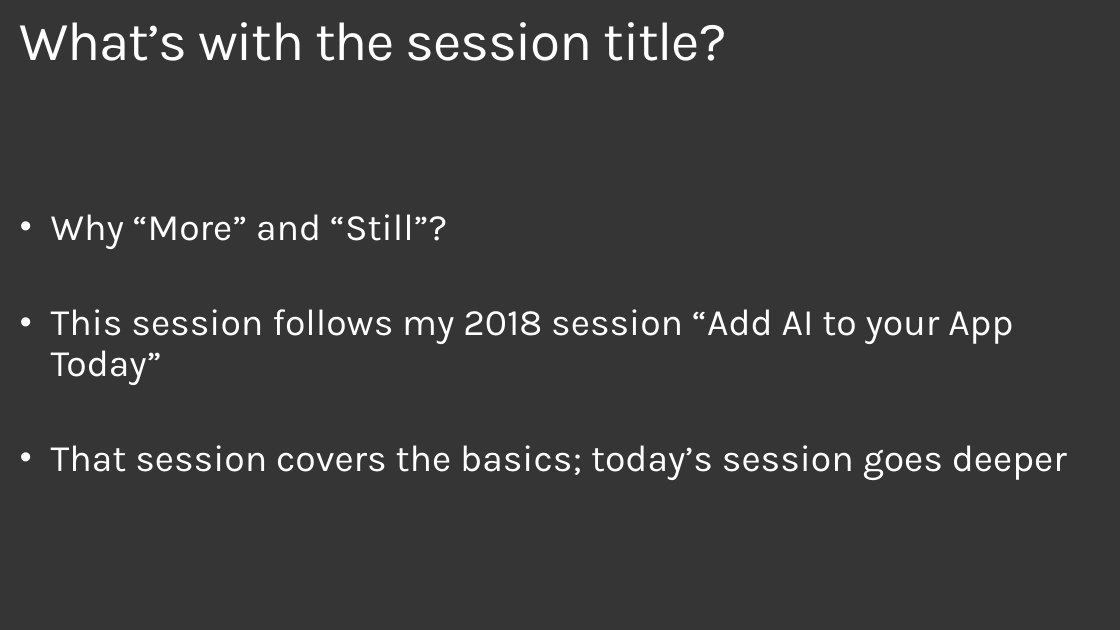
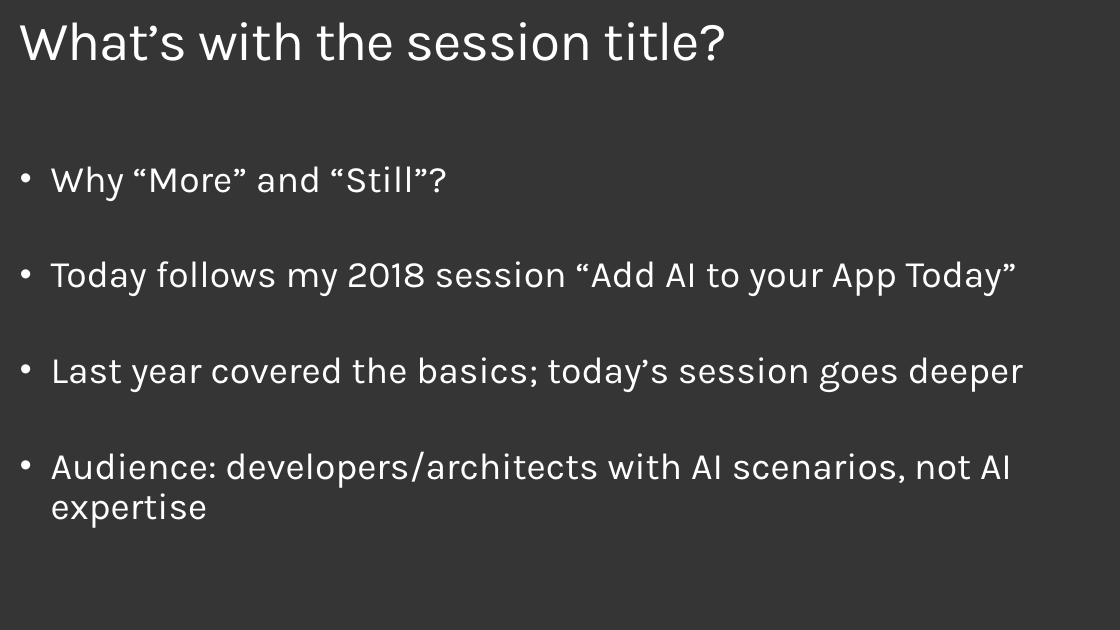
Before and after one commit to plzm/events, a slide deck: slide 3 of GraniteStateCodeCamp2019/gscc19-pelazem.pptx. Drawn at 1120x630 pixels with LibreOffice and Linux fonts; fonts in the diff are those of the drawing; background and template pictures are left out. Boxes give left, top, right and bottom in pixels: in the first picture for what was removed or moved away, otherwise in the second. Text is boxed around its words. In the diff, an @@ line names an element or a change of style, - is before the commit and + after.

```diff
--- a/GraniteStateCodeCamp2019/gscc19-pelazem.pptx
+++ b/GraniteStateCodeCamp2019/gscc19-pelazem.pptx
@@ text at [51,261,1023,528]: text changed @@
-• This session follows my 2018 session “Add AI to your App Today”
-• That session covers the basics; today’s session goes deeper
+• Today follows my 2018 session “Add AI to your App Today”
+• Last year covered the basics; today’s session goes deeper
+• Audience: developers/architects with AI scenarios, not AI expertise
```
Also in this commit, not shown: 2 other slides changed, 4 slides added.
